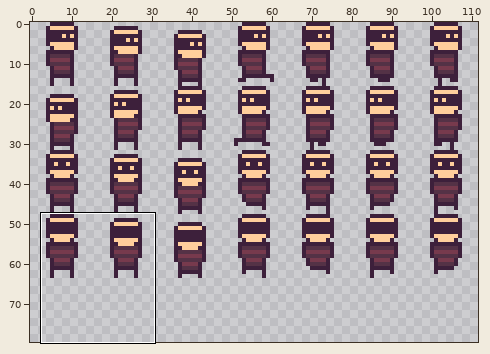
File history of a pixel-art file, Aseprite/player/player-spritesheet.aseprite. Above, an overview of the earlier version with the close-up marked.
Close-up. Before:
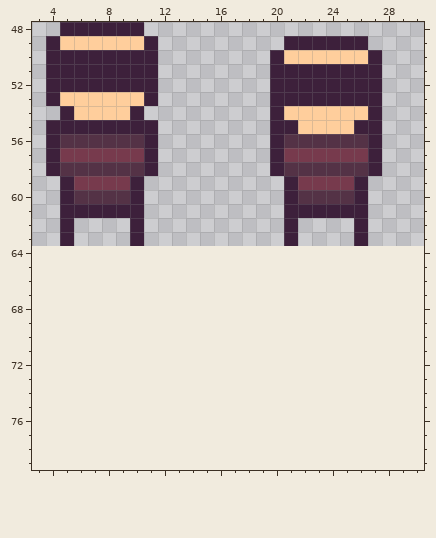
112x64 pixels, 1 frame. Shown: x 3..30, y 48..79. The old version is drawn lined up with the new one, on the new canvas.
Once edited:
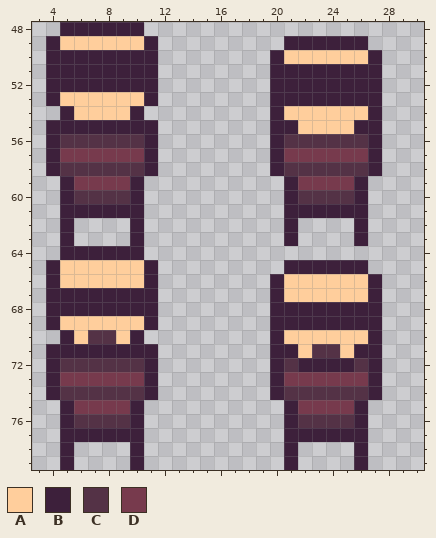
Palette (. is transparent): A #ffce9c  B #3d203b  C #543246  D #773a4d
Difference:
canvas 112x64 -> 112x80
y 64: x 5..10 ...... -> BBBBBB
y 65: x 4..11 ........ -> BAAAAAAB; x 21..26 ...... -> BBBBBB
y 66: x 4..11 ........ -> BAAAAAAB; x 20..27 ........ -> BAAAAAAB
y 67: x 4..11 ........ -> BBBBBBBB; x 20..27 ........ -> BAAAAAAB
y 68: x 4..11 ........ -> BBBBBBBB; x 20..27 ........ -> BBBBBBBB
y 69: x 4..11 ........ -> BAAAAAAB; x 20..27 ........ -> BBBBBBBB
y 70: x 5..10 ...... -> BACCAB; x 20..27 ........ -> BAAAAAAB
y 71: x 4..11 ........ -> BBBBBBBB; x 20..27 ........ -> BBACCABB
y 72: x 4..11 ........ -> BCCCCCCB; x 20..27 ........ -> BCBBBBCB
y 73: x 4..11 ........ -> BDDDDDDB; x 20..27 ........ -> BDDDDDDB
y 74: x 4..11 ........ -> BCCCCCCB; x 20..27 ........ -> BCCCCCCB
y 75: x 5..10 ...... -> BDDDDB; x 21..26 ...... -> BDDDDB
y 76: x 5..10 ...... -> BCCCCB; x 21..26 ...... -> BCCCCB
y 77: x 5..10 ...... -> BBBBBB; x 21..26 ...... -> BBBBBB
y 78..79: x 5 . -> B; x 10 . -> B; x 21 . -> B; x 26 . -> B
